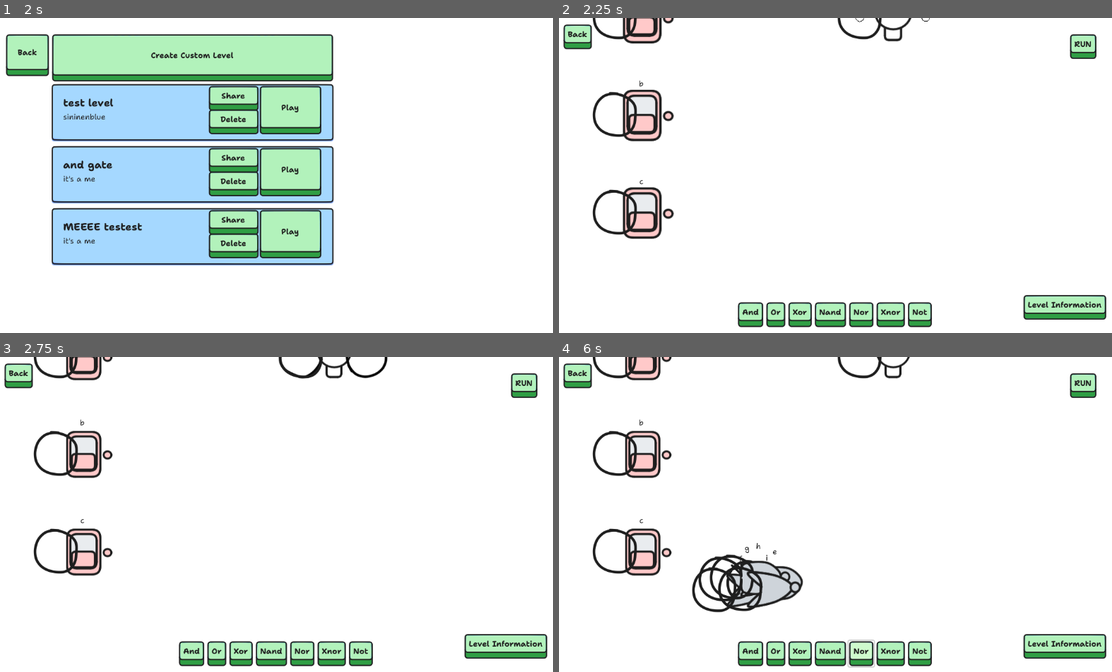
Above: before the commit, frames 1-4 (two rows, left to right).
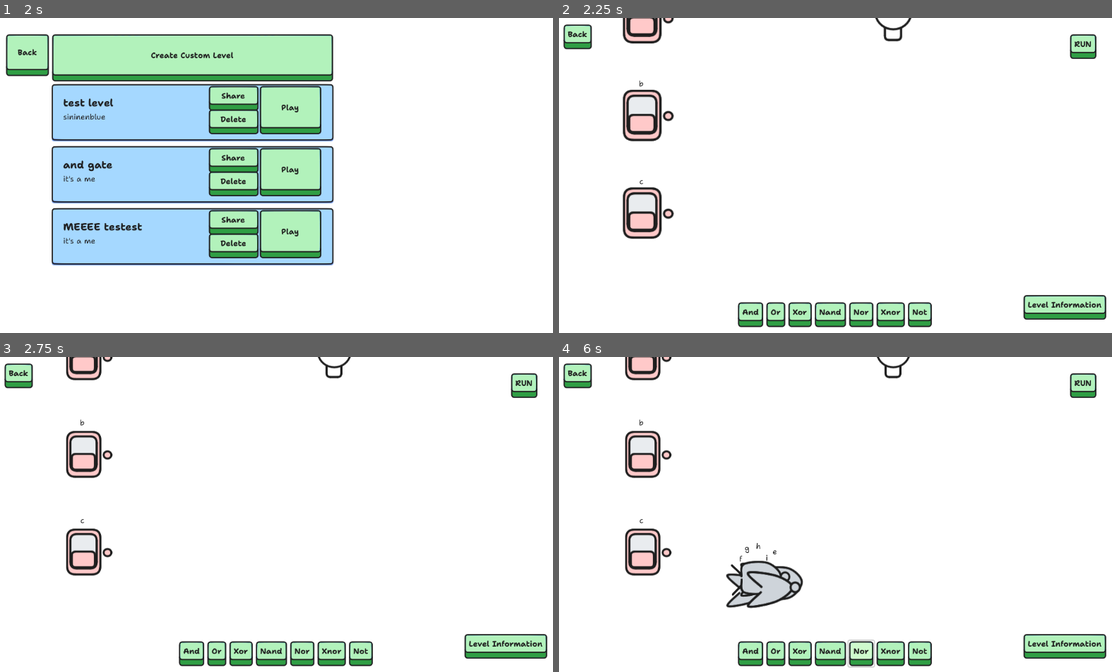
Above: after the commit, the same moments.

Repository: sininen-blue/logic-gate-tesseract
Game: Godot game, scene res://ui/title_page.tscn
Same seed, same stepped clock (60 frames per second), same inputs: the game is played once before the commit and once after it.
Inputs:
- Up to frame 1 (2 s): click "Play" at 0.5 s; click "Play" at 1.25 s
- Up to frame 2 (2.25 s): click "Play" at 2 s
- Up to frame 3 (2.75 s): no input
- Up to frame 4 (6 s): click "And" at 2.75 s; click "Or" at 3.5 s; click "Xor" at 4.25 s; click "Nand" at 5 s; click "Nor" at 5.75 s

Frame 1 is identical in both runs. In frame 2, 0.7% of the frame differs, in the area x 6-68%, y 0-69%; in frame 3, 0.8%; in frame 4, 1.6%, in the area x 6-59%, y 0-82%.

Commit message:
indicators done,
now uses sprites and animations instead of particles for snappier feel

Diff:
--- a/simulation/gate.gd
+++ b/simulation/gate.gd
@@ -23,10 +23,16 @@
 @onready var output_area: Area2D = $OutputArea
 
 @onready var mouse_area: Area2D = $MouseArea
-@onready var input_particle: CPUParticles2D = $InputParticle
-@onready var output_particle: CPUParticles2D = $OutputParticle
+@onready var input_animation_player: AnimationPlayer = $InputAnimationPlayer
+@onready var input_indicator: Sprite2D = $InputIndicator
+@onready var output_animation_player: AnimationPlayer = $OutputAnimationPlayer
+@onready var output_indicator: Sprite2D = $OutputIndicator
+@onready var rotate_animation_player: AnimationPlayer = $RotateAnimationPlayer
 
 func _ready() -> void:
+	input_indicator.visible = false
+	output_indicator.visible = false
+	rotate_animation_player.play("rotate")
 	if self.gate_type == 'start' or self.gate_type == 'end':
 		value = 0
 	else:
@@ -92,16 +98,19 @@
 	mouse_near.emit(self)
 
 func _on_mouse_area_mouse_exited() -> void:
-	input_particle.emitting = false
-	output_particle.emitting = false
+	if input_indicator.visible == true:
+		input_animation_player.play_backwards("pop-in")
+
+	if output_indicator.visible == true:
+		output_animation_player.play_backwards("pop-in")
 
 
 func show_both_indicators() -> void:
-	input_particle.emitting = true
-	output_particle.emitting = true
+	input_animation_player.play("pop-in")
+	output_animation_player.play("pop-in")
 
 func show_input_indictor() -> void:
-	input_particle.emitting = true
+	input_animation_player.play("pop-in")
 
 func show_output_indicator() -> void:
-	output_particle.emitting = true
+	output_animation_player.play("pop-in")
--- a/simulation/gate.tscn
+++ b/simulation/gate.tscn
@@ -9,10 +9,10 @@
 height = 102.0
 
 [sub_resource type="CircleShape2D" id="CircleShape2D_mxu3q"]
-radius = 33.0
+radius = 48.0
 
 [sub_resource type="CircleShape2D" id="CircleShape2D_nvyvh"]
-radius = 33.0
+radius = 48.0
 
 [sub_resource type="Animation" id="Animation_u30j0"]
 length = 0.001
@@ -52,15 +52,44 @@
 }
 
 [sub_resource type="CircleShape2D" id="CircleShape2D_4d0ud"]
-radius = 214.336
-
-[sub_resource type="Curve" id="Curve_60jjh"]
-_data = [Vector2(0, 0), 0.0, 0.0, 0, 0, Vector2(0.166205, 0.902045), 0.995025, 0.995025, 0, 0, Vector2(0.454294, 1), 0.0, 0.0, 0, 0, Vector2(0.623269, 0.188375), -2.08656, -2.08656, 0, 0, Vector2(0.781163, 0), 0.0, 0.0, 0, 0, Vector2(1, 0), 0.0, 0.0, 0, 0]
-point_count = 6
-
-[sub_resource type="Gradient" id="Gradient_v2hwq"]
-offsets = PackedFloat32Array(0, 0.657658, 1)
-colors = PackedColorArray(0, 0, 0, 1, 0.59, 0.59, 0.59, 1, 1, 1, 1, 0)
+radius = 159.003
+
+[sub_resource type="Animation" id="Animation_4lggx"]
+resource_name = "pop-in"
+length = 0.4
+tracks/0/type = "value"
+tracks/0/imported = false
+tracks/0/enabled = true
+tracks/0/path = NodePath("InputIndicator:scale")
+tracks/0/interp = 1
+tracks/0/loop_wrap = true
+tracks/0/keys = {
+"times": PackedFloat32Array(0, 0.2, 0.4),
+"transitions": PackedFloat32Array(1, 2, 0.5),
+"update": 0,
+"values": [Vector2(1e-05, 1e-05), Vector2(1.1, 1.1), Vector2(1, 1)]
+}
+tracks/1/type = "value"
+tracks/1/imported = false
+tracks/1/enabled = true
+tracks/1/path = NodePath("InputIndicator:visible")
+tracks/1/interp = 1
+tracks/1/loop_wrap = true
+tracks/1/keys = {
+"times": PackedFloat32Array(0, 0.0333333, 0.4),
+"transitions": PackedFloat32Array(1, 1, 1),
+"update": 1,
+"values": [false, true, true]
+}
+
+[sub_resource type="Animation" id="Animation_6xr2y"]
+length = 0.001
+
+[sub_resource type="AnimationLibrary" id="AnimationLibrary_w0ru3"]
+_data = {
+"RESET": SubResource("Animation_6xr2y"),
+"pop-in": SubResource("Animation_4lggx")
+}
 
 [sub_resource type="Animation" id="Animation_soqfd"]
 resource_name = "pop-in"
@@ -68,7 +97,7 @@
 tracks/0/type = "value"
 tracks/0/imported = false
 tracks/0/enabled = true
-tracks/0/path = NodePath("InputIndicator:scale")
+tracks/0/path = NodePath("OutputIndicator:scale")
 tracks/0/interp = 1
 tracks/0/loop_wrap = true
 tracks/0/keys = {
@@ -77,26 +106,88 @@
 "update": 0,
 "values": [Vector2(1e-05, 1e-05), Vector2(1.1, 1.1), Vector2(1, 1)]
 }
-
-[sub_resource type="Animation" id="Animation_rc0gj"]
-length = 0.001
-tracks/0/type = "value"
-tracks/0/imported = false
-tracks/0/enabled = true
-tracks/0/path = NodePath("InputIndicator:scale")
+tracks/1/type = "value"
+tracks/1/imported = false
+tracks/1/enabled = true
+tracks/1/path = NodePath("OutputIndicator:visible")
+tracks/1/interp = 1
+tracks/1/loop_wrap = true
+tracks/1/keys = {
+"times": PackedFloat32Array(0, 0.0333333, 0.4),
+"transitions": PackedFloat32Array(1, 1, 1),
+"update": 1,
+"values": [false, true, true]
+}
+
+[sub_resource type="Animation" id="Animation_y7udv"]
+length = 0.001
+
+[sub_resource type="AnimationLibrary" id="AnimationLibrary_qhuvx"]
+_data = {
+"RESET": SubResource("Animation_y7udv"),
+"pop-in": SubResource("Animation_soqfd")
+}
+
+[sub_resource type="Animation" id="Animation_0unpk"]
+resource_name = "rotate"
+length = 4.0
+loop_mode = 1
+tracks/0/type = "value"
+tracks/0/imported = false
+tracks/0/enabled = true
+tracks/0/path = NodePath("InputIndicator:rotation")
+tracks/0/interp = 1
+tracks/0/loop_wrap = true
+tracks/0/keys = {
+"times": PackedFloat32Array(0, 4),
+"transitions": PackedFloat32Array(1, 1),
+"update": 0,
+"values": [0.0, 6.28319]
+}
+tracks/1/type = "value"
+tracks/1/imported = false
+tracks/1/enabled = true
+tracks/1/path = NodePath("OutputIndicator:rotation")
+tracks/1/interp = 1
+tracks/1/loop_wrap = true
+tracks/1/keys = {
+"times": PackedFloat32Array(0, 4),
+"transitions": PackedFloat32Array(1, 1),
+"update": 0,
+"values": [0.0, 6.28319]
+}
+
+[sub_resource type="Animation" id="Animation_5n0vh"]
+length = 0.001
+tracks/0/type = "value"
+tracks/0/imported = false
+tracks/0/enabled = true
+tracks/0/path = NodePath("InputIndicator:rotation")
 tracks/0/interp = 1
 tracks/0/loop_wrap = true
 tracks/0/keys = {
 "times": PackedFloat32Array(0),
 "transitions": PackedFloat32Array(1),
 "update": 0,
-"values": [Vector2(1, 1)]
-}
-
-[sub_resource type="AnimationLibrary" id="AnimationLibrary_qhuvx"]
-_data = {
-"RESET": SubResource("Animation_rc0gj"),
-"pop-in": SubResource("Animation_soqfd")
+"values": [0.0]
+}
+tracks/1/type = "value"
+tracks/1/imported = false
+tracks/1/enabled = true
+tracks/1/path = NodePath("OutputIndicator:rotation")
+tracks/1/interp = 1
+tracks/1/loop_wrap = true
+tracks/1/keys = {
+"times": PackedFloat32Array(0),
+"transitions": PackedFloat32Array(1),
+"update": 0,
+"values": [0.0]
+}
+
+[sub_resource type="AnimationLibrary" id="AnimationLibrary_23sn2"]
+_data = {
+"RESET": SubResource("Animation_5n0vh"),
+"rotate": SubResource("Animation_0unpk")
 }
 
 [node name="Gate" type="Area2D" groups=["gates"]]
@@ -110,7 +201,7 @@
 shape = SubResource("CapsuleShape2D_8st0f")
 
 [node name="InputArea" type="Area2D" parent="." groups=["inputs"]]
-position = Vector2(-68, 0)
+position = Vector2(-94, 0)
 
 [node name="CollisionShape2D" type="CollisionShape2D" parent="InputArea"]
 shape = SubResource("CircleShape2D_mxu3q")
@@ -154,41 +245,27 @@
 [node name="CollisionShape2D" type="CollisionShape2D" parent="MouseArea"]
 shape = SubResource("CircleShape2D_4d0ud")
 
-[node name="InputParticle" type="CPUParticles2D" parent="."]
-position = Vector2(-68, 0)
-emitting = false
-amount = 1
-lifetime = 3.0
-local_coords = true
+[node name="InputIndicator" type="Sprite2D" parent="."]
+position = Vector2(-94, 0)
 texture = ExtResource("3_nwehx")
-gravity = Vector2(0, 0)
-angular_velocity_min = 30.0
-angular_velocity_max = 60.0
-angle_max = 240.0
-scale_amount_curve = SubResource("Curve_60jjh")
-color_ramp = SubResource("Gradient_v2hwq")
-
-[node name="OutputParticle" type="CPUParticles2D" parent="."]
-position = Vector2(67, 0)
-emitting = false
-amount = 1
-lifetime = 3.0
-local_coords = true
+
+[node name="InputAnimationPlayer" type="AnimationPlayer" parent="."]
+libraries = {
+"": SubResource("AnimationLibrary_w0ru3")
+}
+
+[node name="OutputIndicator" type="Sprite2D" parent="."]
+position = Vector2(67, 1.90735e-06)
 texture = ExtResource("3_nwehx")
-gravity = Vector2(0, 0)
-angular_velocity_min = 30.0
-angular_velocity_max = 60.0
-angle_max = 240.0
-scale_amount_curve = SubResource("Curve_60jjh")
-color_ramp = SubResource("Gradient_v2hwq")
-
-[node name="InputIndicator" type="Sprite2D" parent="."]
-position = Vector2(-68, 0)
-texture = ExtResource("3_nwehx")
-
-[node name="PopAnimationPlayer" type="AnimationPlayer" parent="."]
+
+[node name="OutputAnimationPlayer" type="AnimationPlayer" parent="."]
 libraries = {
 "": SubResource("AnimationLibrary_qhuvx")
+}
+
+[node name="RotateAnimationPlayer" type="AnimationPlayer" parent="."]
+libraries = {
+"": SubResource("AnimationLibrary_23sn2")
 }
 
 [connection signal="mouse_entered" from="MouseArea" to="." method="_on_mouse_area_mouse_entered"]
--- a/simulation/simulation-manager.gd
+++ b/simulation/simulation-manager.gd
@@ -92,8 +92,12 @@
 			gate.show_both_indicators()
 		CREATING_CONNECTION:
 			if temp_connection.input == null:
+				if temp_connection.output == gate:
+					return
 				gate.show_input_indictor()
 			if temp_connection.output == null:
+				if temp_connection.input == gate:
+					return
 				gate.show_output_indicator()
 
 
Not shown: 1 places in simulation/gate.tscn that only renumber resources
